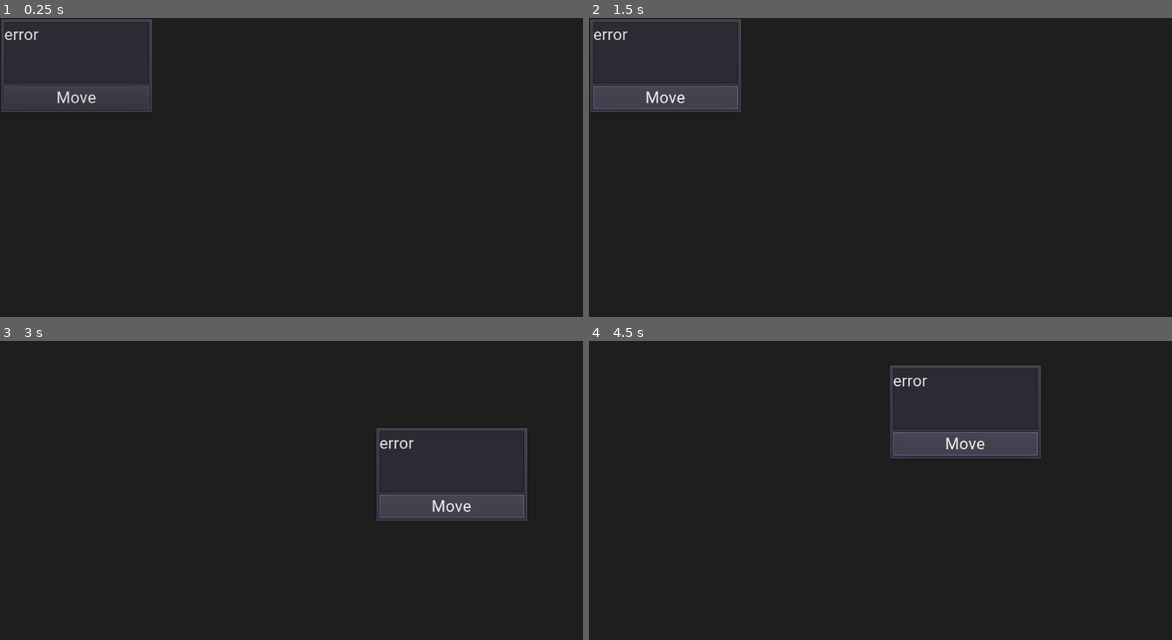
Above: before the commit, frames 1-4 (two rows, left to right).
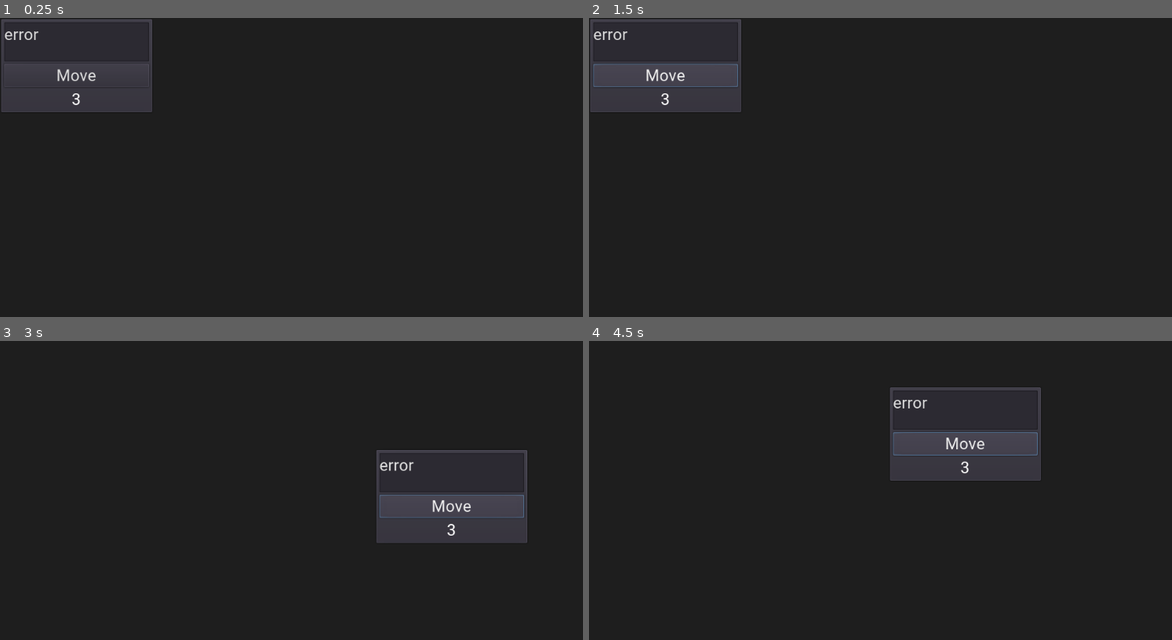
Above: after the commit, the same moments.

Repository: creikey/synapse-test
Game: Godot game, scene res://Instruction.tscn
Same seed, same stepped clock (60 frames per second), same inputs: the game is played once before the commit and once after it. This scene is started directly instead of the project's main scene.
Inputs (mouse positions are in pixels of both pictures, inside the frame that each line leads up to):
- Up to frame 1 (0.25 s): no input
- Up to frame 2 (1.5 s): click "Move" at 0.5 s; click "Move" at 1.25 s
- Up to frame 3 (3 s): click "Move" at 2 s; tap Enter at 2.75 s; move the mouse to (454, 505) at 2.77 s
- Up to frame 4 (4.5 s): tap Space (editor_pan) at 3.5 s; move the mouse to (775, 544) at 3.52 s; tap Enter at 4.25 s; move the mouse to (967, 442) at 4.27 s

The runs differ from the first frame. In frame 1, 0.4% of the frame differs, in the area x 0-26%, y 14-30%; in frame 2, 1.9%; in frame 3, 2.5%; in frame 4, 2.6%, in the area x 51-78%, y 8-47%.

Commit message:
Add index number under each instruction

Diff:
--- a/src/Instruction.gd
+++ b/src/Instruction.gd
@@ -19,6 +19,7 @@
 
 func initialize_visually():
 	$V/TextEdit.text = step_text
+	$V/IndexNumber.text = str(index)
 	rect_size = Vector2(300, 200)
 	if not next_step_indices.size() > 0:
 		return
--- a/src/Instruction.tscn
+++ b/src/Instruction.tscn
@@ -22,17 +22,24 @@
 
 [node name="TextEdit" type="TextEdit" parent="V"]
 margin_right = 236.0
-margin_bottom = 100.0
+margin_bottom = 64.0
 size_flags_horizontal = 3
 size_flags_vertical = 3
 text = "error"
 wrap_enabled = true
 
 [node name="MoveButton" type="Button" parent="V"]
-margin_top = 104.0
+margin_top = 68.0
+margin_right = 236.0
+margin_bottom = 106.0
+text = "Move"
+
+[node name="IndexNumber" type="Label" parent="V"]
+margin_top = 110.0
 margin_right = 236.0
 margin_bottom = 142.0
-text = "Move"
+text = "3"
+align = 1
 
 [node name="ConnectionLines" type="Node2D" parent="."]
 show_behind_parent = true
